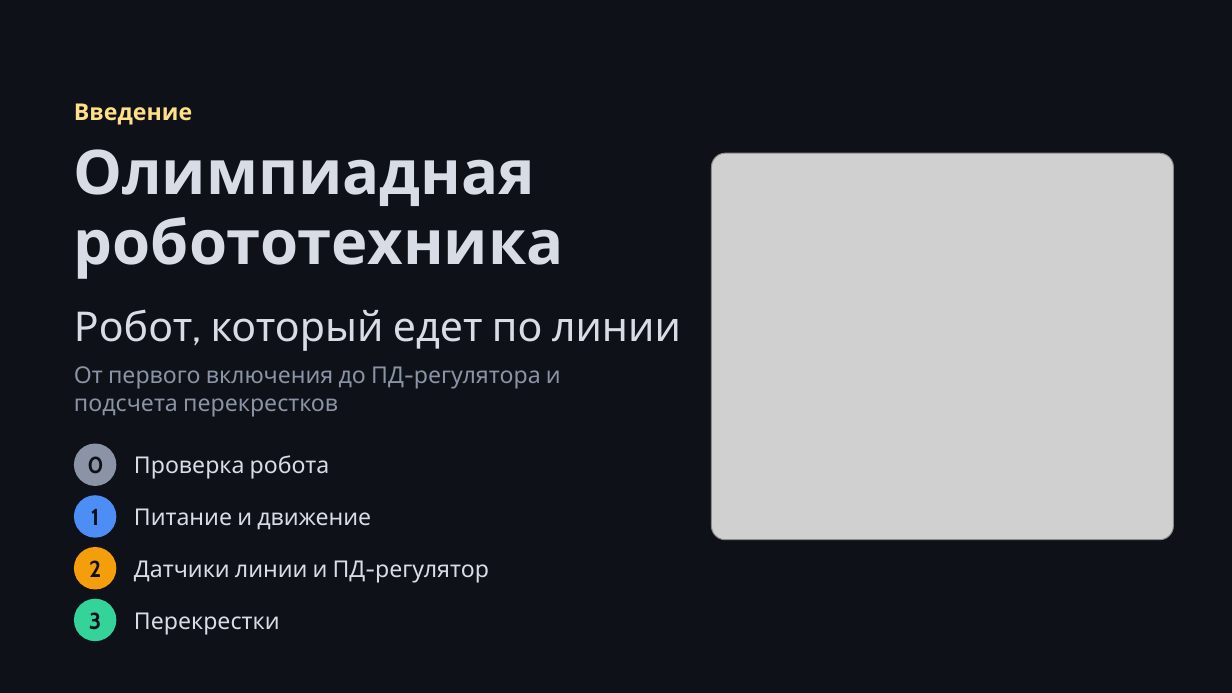
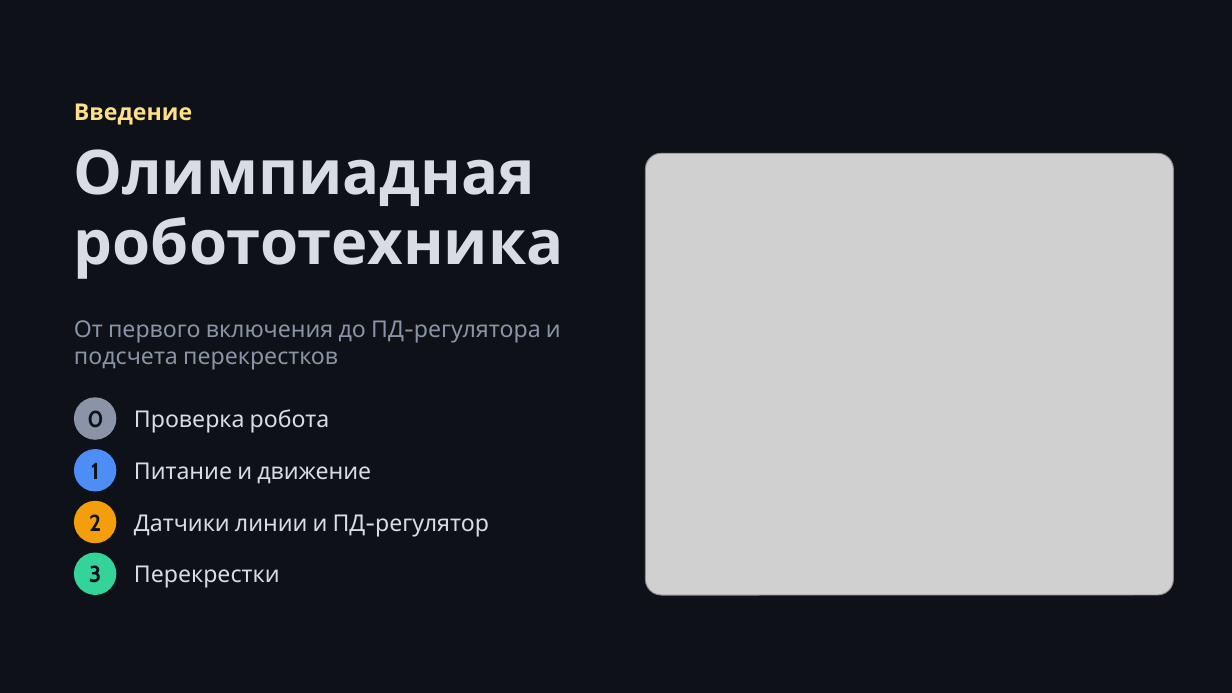
Before and after one commit to alekseigrachev2002-maker/Olympiad-Robot-Lessons, a slide deck: slide 1 of assets/Olympiad_robot_lecture.pptx. Drawn at 1232x693 pixels with LibreOffice and Linux fonts; fonts in the diff are those of the drawing; grey boxes stand for pictures. Boxes give left, top, right and bottom in pixels: in the first picture for what was removed or moved away, otherwise in the second. Text is boxed around its words. In the diff, an @@ line names an element or a change of style, - is before the commit and + after.

Commit message:
Update the presentation

```diff
--- a/assets/Olympiad_robot_lecture.pptx
+++ b/assets/Olympiad_robot_lecture.pptx
@@ picture: place and size @@
-picture at <box>712,153,1174,540</box>
+picture at <box>645,153,1174,595</box>
@@ text removed at <box>74,309,681,351</box> @@
-Робот, который едет по линии
@@ 5 texts, 4 ellipses: place and size @@
-5 texts, 4 ellipses at <box>74,366,561,641</box>
+5 texts, 4 ellipses at <box>74,320,561,595</box>
```
Also in this commit, not shown: 2 other slides changed.
